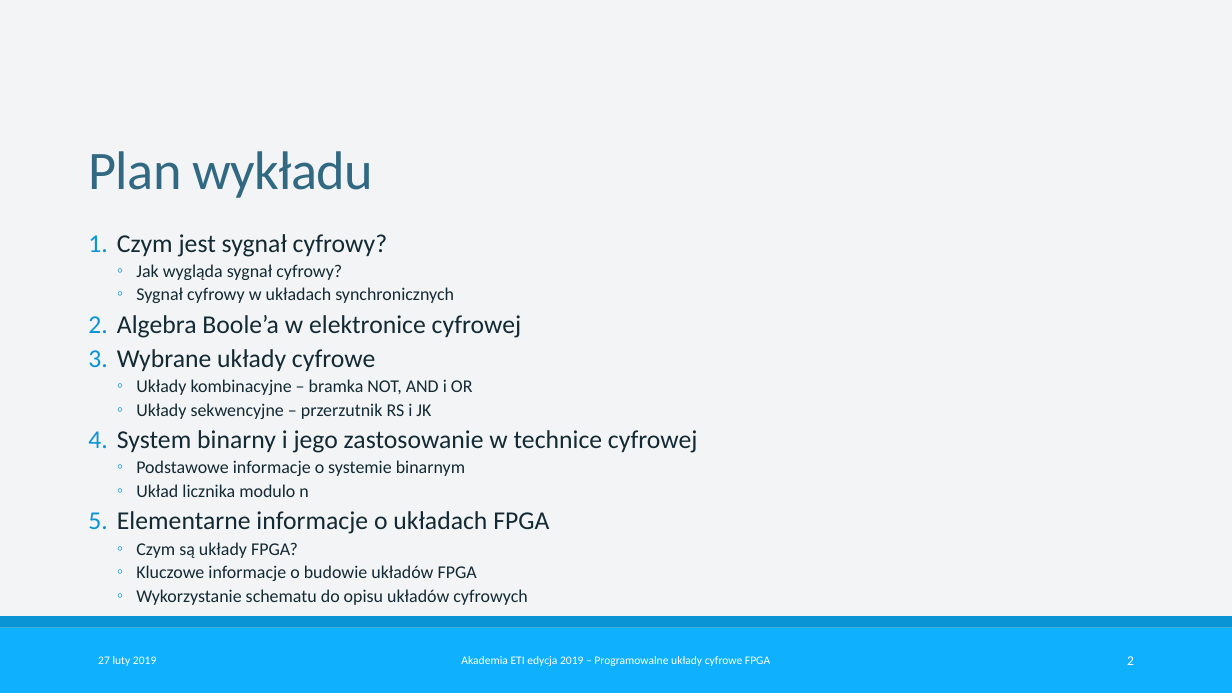
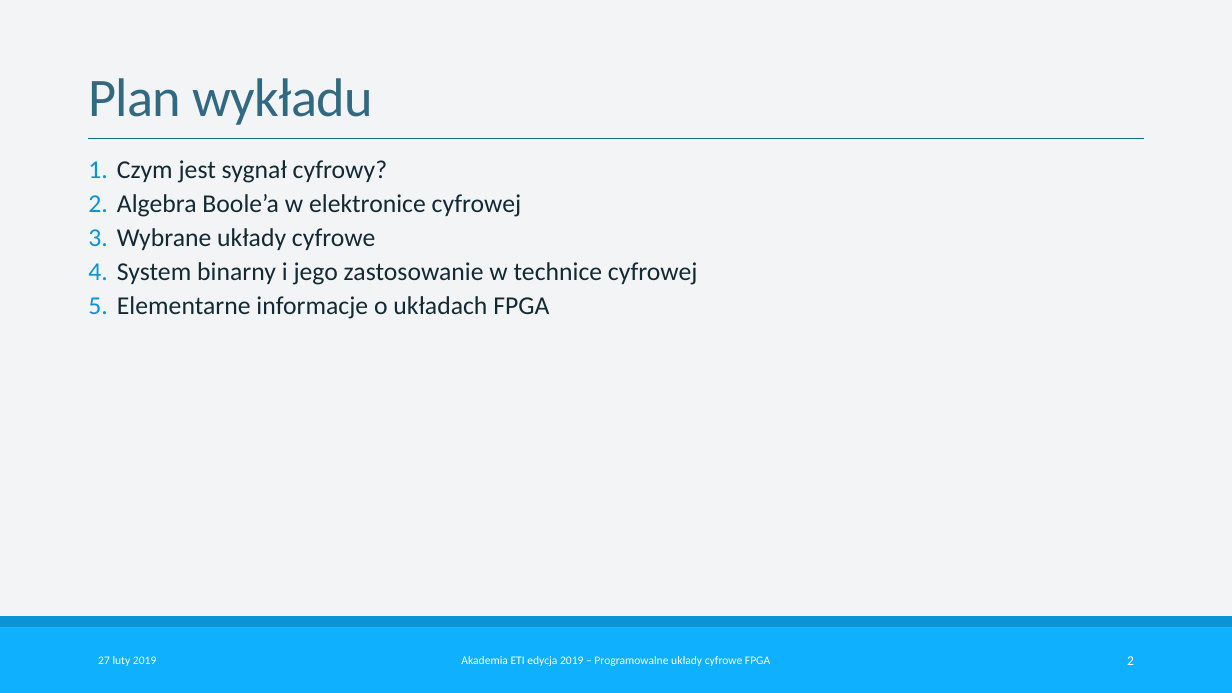
Before and after one commit to SKNCHIP/AkademiaETI_2019, a slide deck: slide 2 of Prezentacja/Prezentacja.pptx. Drawn at 1232x693 pixels with LibreOffice and Linux fonts; fonts in the diff are those of the drawing. Boxes give left, top, right and bottom in pixels: in the first picture for what was removed or moved away, otherwise in the second. Text is boxed around its words. In the diff, an @@ line names an element or a change of style, - is before the commit and + after.

```diff
--- a/Prezentacja/Prezentacja.pptx
+++ b/Prezentacja/Prezentacja.pptx
@@ title "Plan wykładu": place and size @@
-title "Plan wykładu" at [89,151,374,198]
+title "Plan wykładu" at [88,78,373,125]
@@ line added from (88, 139) to (1143, 139), #15648A 1 pt @@
@@ text "Czym jest sygnał cyfrowy?": place and size @@
-text "Czym jest sygnał cyfrowy?" at [117,234,698,605]
+text "Czym jest sygnał cyfrowy?" at [117,160,698,319]
@@ text at [136,264,454,303]: paragraphs removed @@
-    ◦ Jak wygląda sygnał cyfrowy?
-    ◦ Sygnał cyfrowy w układach synchronicznych
@@ text at [136,379,473,419]: paragraphs removed @@
-    ◦ Układy kombinacyjne – bramka NOT, AND i OR
-    ◦ Układy sekwencyjne – przerzutnik RS i JK
@@ text at [136,460,465,497]: paragraphs removed @@
-    ◦ Podstawowe informacje o systemie binarnym
-    ◦ Układ licznika modulo n
@@ text at [136,542,527,605]: paragraphs removed @@
-    ◦ Czym są układy FPGA?
-    ◦ Kluczowe informacje o budowie układów FPGA
-    ◦ Wykorzystanie schematu do opisu układów cyfrowych
```
Also in this commit, not shown: 12 other slides changed, 1 slide added, 1 slide removed, 1 other file.
